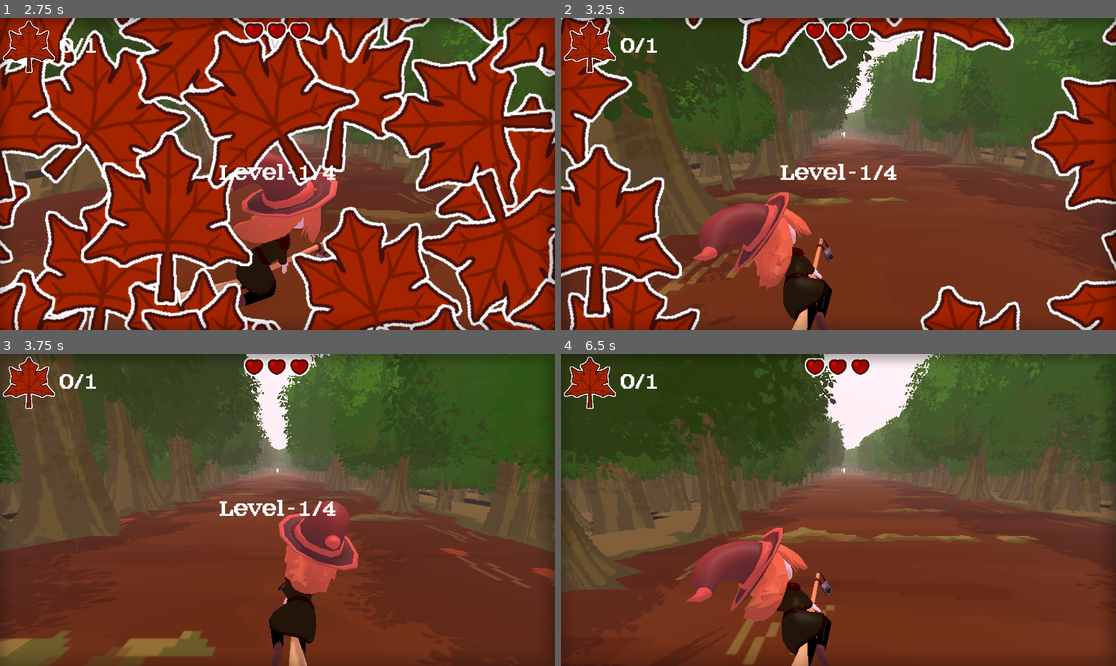
Above: before the commit, frames 1-4 (two rows, left to right).
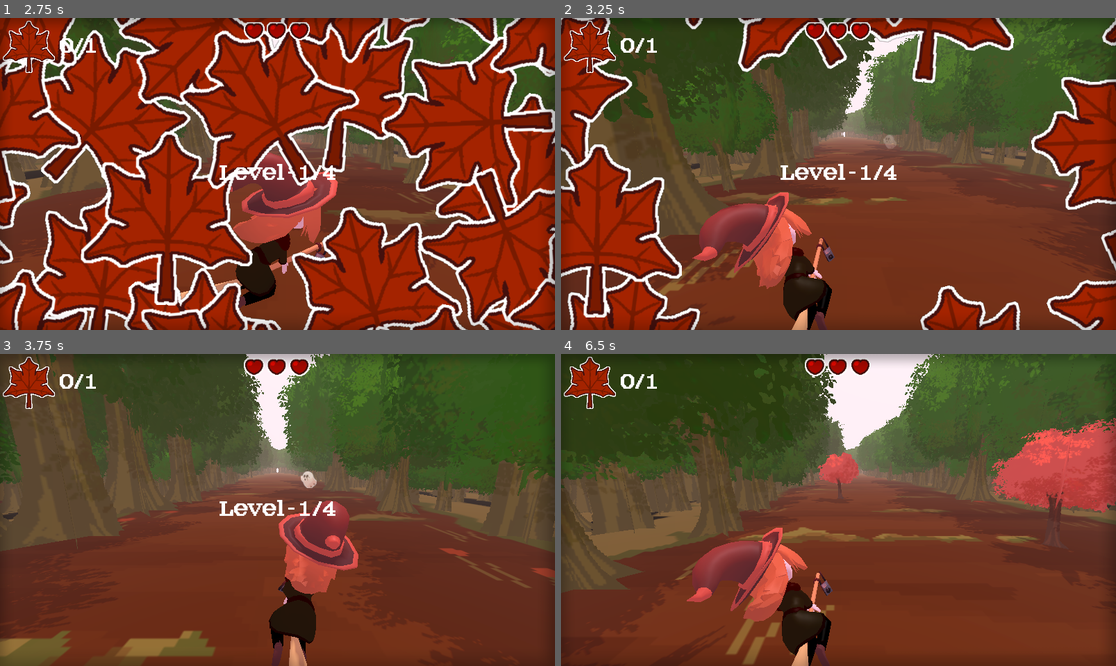
Above: after the commit, the same moments.

Repository: wewewer123/Cozy-Chaos-Fall-2025
Game: Godot game, scene res://scenes/game/GameHolder.tscn
Same seed, same stepped clock (60 frames per second), same inputs: the game is played once before the commit and once after it.
Inputs (mouse positions are in pixels of both pictures, inside the frame that each line leads up to):
- Up to frame 1 (2.75 s): tap Enter at 0.5 s; move the mouse to (399, 158) at 0.52 s; hold D (right) 0.53-1.25 s; tap G (read_leaf) at 0.6 s; click (399, 158) at 0.67 s; click "start" at 1.25 s; click "start" at 2 s
- Up to frame 2 (3.25 s): move the mouse to (727, 189) at 2.77 s; hold A (left) from 2.78 s (still down); tap H (read_lives) at 2.85 s
- Up to frame 3 (3.75 s): move the mouse to (333, 441) at 3.52 s; release A (left) at 3.53 s; hold D (right) from 3.53 s (still down); tap T at 3.6 s
- Up to frame 4 (6.5 s): move the mouse to (810, 572) at 4.27 s; tap Y at 4.35 s; click (810, 572) at 4.42 s; move the mouse to (1005, 556) at 5.02 s; release D (right) at 5.03 s; hold A (left) from 5.03 s (still down); tap Tab at 5.1 s; move the mouse to (672, 463) at 5.77 s; tap G (read_leaf) at 5.85 s

Frame 1 is identical in both runs. In frame 2, less than 0.1% of the frame differs, in the area x 58-61%, y 37-42%; in frame 3, 0.1%; in frame 4, 5.3%, in the area x 46-100%, y 20-55%.
Error in both runs: Invalid access to property or key 'leaf' on a base object of type 'Nil'. (res://scripts/game/game_manager.gd:61)

Commit message:
Adds New Lane Object Collection To All Levels

Diff:
--- a/scenes/world/Levels/Level1.tscn
+++ b/scenes/world/Levels/Level1.tscn
@@ -1,9 +1,10 @@
-[gd_scene load_steps=11 format=3 uid="uid://dyftg85otyil"]
+[gd_scene load_steps=12 format=3 uid="uid://dyftg85otyil"]
 
 [ext_resource type="Script" uid="uid://bmmhbr22iup2d" path="res://scripts/world/main.gd" id="1_dpppr"]
 [ext_resource type="PackedScene" uid="uid://b8hnbwt0gfqgx" path="res://scenes/world/environment.tscn" id="2_40x7k"]
 [ext_resource type="PackedScene" uid="uid://jkp5gvu52u1o" path="res://scenes/player/player.tscn" id="2_estr2"]
 [ext_resource type="PackedScene" uid="uid://cktfpcvhahrcj" path="res://scenes/lane_objects/lane_spawner.tscn" id="5_2j2ko"]
+[ext_resource type="PackedScene" uid="uid://cv4wv6nlarpg" path="res://scenes/lane_object_collection.tscn" id="5_3602c"]
 [ext_resource type="PackedScene" uid="uid://7v0ou44u3gdb" path="res://scenes/world/decoration/tree_spawner.tscn" id="5_muapc"]
 [ext_resource type="AudioStream" uid="uid://hjlkns1dvcyy" path="res://assets/audio/music/Tea and Tiny Charms (summer).wav" id="9_2j2ko"]
 [ext_resource type="PackedScene" uid="uid://bdkni105yimiq" path="res://scenes/world/enviornment/trees_static.tscn" id="11_d7lc8"]
@@ -29,9 +30,7 @@
 [node name="Player" parent="." groups=["Player"] instance=ExtResource("2_estr2")]
 transform = Transform3D(1, 0, 0, 0, 1, 0, 0, 0, 1, 0, 4.34, 0)
 
-[node name="Obstacles" type="Node3D" parent="."]
-
-[node name="Items" type="Node3D" parent="."]
+[node name="LaneObjectCollection" parent="." instance=ExtResource("5_3602c")]
 
 [node name="LaneSpawner" parent="." instance=ExtResource("5_2j2ko")]
 transform = Transform3D(1, 0, 0, 0, 1, 0, 0, 0, 1, 0, 0, -25)
--- a/scenes/world/Levels/Level2.tscn
+++ b/scenes/world/Levels/Level2.tscn
@@ -1,8 +1,9 @@
-[gd_scene load_steps=14 format=3 uid="uid://ebwap5j0m8u"]
+[gd_scene load_steps=15 format=3 uid="uid://ebwap5j0m8u"]
 
 [ext_resource type="Script" uid="uid://bmmhbr22iup2d" path="res://scripts/world/main.gd" id="1_dd1l5"]
 [ext_resource type="PackedScene" uid="uid://c00jton8wqa8x" path="res://scenes/world/enviornment/environment_level_2.tscn" id="2_t0aw8"]
 [ext_resource type="PackedScene" uid="uid://jkp5gvu52u1o" path="res://scenes/player/player.tscn" id="4_dml08"]
+[ext_resource type="PackedScene" uid="uid://cv4wv6nlarpg" path="res://scenes/lane_object_collection.tscn" id="4_frq16"]
 [ext_resource type="PackedScene" uid="uid://cktfpcvhahrcj" path="res://scenes/lane_objects/lane_spawner.tscn" id="4_u6557"]
 [ext_resource type="PackedScene" uid="uid://7v0ou44u3gdb" path="res://scenes/world/decoration/tree_spawner.tscn" id="9_jvilp"]
 [ext_resource type="Resource" uid="uid://ctw7pnyka6wju" path="res://scenes/world/decoration/tree/factories/tree_factory_level_2.tres" id="10_kkefh"]
@@ -25,9 +26,7 @@
 [node name="Player" parent="." groups=["Player"] instance=ExtResource("4_dml08")]
 transform = Transform3D(1, 0, 0, 0, 1, 0, 0, 0, 1, 0, 4.34, 0)
 
-[node name="Obstacles" type="Node3D" parent="."]
-
-[node name="Items" type="Node3D" parent="."]
+[node name="LaneObjectCollection" parent="." instance=ExtResource("4_frq16")]
 
 [node name="LaneSpawner" parent="." instance=ExtResource("4_u6557")]
 transform = Transform3D(1, 0, 0, 0, 1, 0, 0, 0, 1, 0, 0, -25)
--- a/scenes/world/Levels/Level3.tscn
+++ b/scenes/world/Levels/Level3.tscn
@@ -1,8 +1,9 @@
-[gd_scene load_steps=14 format=3 uid="uid://c1hkqni13viv6"]
+[gd_scene load_steps=15 format=3 uid="uid://c1hkqni13viv6"]
 
 [ext_resource type="Script" uid="uid://bmmhbr22iup2d" path="res://scripts/world/main.gd" id="1_8q2jx"]
 [ext_resource type="PackedScene" uid="uid://jkp5gvu52u1o" path="res://scenes/player/player.tscn" id="4_kbmee"]
 [ext_resource type="PackedScene" uid="uid://cktfpcvhahrcj" path="res://scenes/lane_objects/lane_spawner.tscn" id="4_vy503"]
+[ext_resource type="PackedScene" uid="uid://cv4wv6nlarpg" path="res://scenes/lane_object_collection.tscn" id="5_rd0oh"]
 [ext_resource type="PackedScene" uid="uid://bxflkf55uurhm" path="res://scenes/world/enviornment/environment_level_3.tscn" id="8_rkt7a"]
 [ext_resource type="PackedScene" uid="uid://7v0ou44u3gdb" path="res://scenes/world/decoration/tree_spawner.tscn" id="9_h7hjd"]
 [ext_resource type="Resource" uid="uid://i8mcap5ckuy3" path="res://scenes/world/decoration/tree/factories/tree_factory_level_3.tres" id="10_hna0g"]
@@ -23,15 +24,13 @@
 [node name="Player" parent="." groups=["Player"] instance=ExtResource("4_kbmee")]
 transform = Transform3D(1, 0, 0, 0, 1, 0, 0, 0, 1, 0, 4.34, 0)
 
-[node name="Obstacles" type="Node3D" parent="."]
-
-[node name="Items" type="Node3D" parent="."]
-
 [node name="Ground" parent="." instance=ExtResource("8_rkt7a")]
 
 [node name="LaneSpawner" parent="." instance=ExtResource("4_vy503")]
 transform = Transform3D(1, 0, 0, 0, 1, 0, 0, 0, 1, 0, 0, -25)
 level = 4
+
+[node name="LaneObjectCollection" parent="." instance=ExtResource("5_rd0oh")]
 
 [node name="TreeSpawner" parent="." instance=ExtResource("9_h7hjd")]
 tree_collection = ExtResource("10_hna0g")
--- a/scenes/world/Levels/Level4.tscn
+++ b/scenes/world/Levels/Level4.tscn
@@ -1,7 +1,8 @@
-[gd_scene load_steps=14 format=3 uid="uid://dry5v5b61sduq"]
+[gd_scene load_steps=15 format=3 uid="uid://dry5v5b61sduq"]
 
 [ext_resource type="Script" uid="uid://bmmhbr22iup2d" path="res://scripts/world/main.gd" id="1_vt067"]
 [ext_resource type="PackedScene" uid="uid://jkp5gvu52u1o" path="res://scenes/player/player.tscn" id="4_bxbrp"]
+[ext_resource type="PackedScene" uid="uid://cv4wv6nlarpg" path="res://scenes/lane_object_collection.tscn" id="4_dqfi3"]
 [ext_resource type="PackedScene" uid="uid://cktfpcvhahrcj" path="res://scenes/lane_objects/lane_spawner.tscn" id="4_mgf4m"]
 [ext_resource type="PackedScene" uid="uid://b617pcd1e87dk" path="res://scenes/world/enviornment/environment_level_4.tscn" id="8_v41oc"]
 [ext_resource type="PackedScene" uid="uid://7v0ou44u3gdb" path="res://scenes/world/decoration/tree_spawner.tscn" id="9_mvwpp"]
@@ -23,11 +24,9 @@
 [node name="Player" parent="." groups=["Player"] instance=ExtResource("4_bxbrp")]
 transform = Transform3D(1, 0, 0, 0, 1, 0, 0, 0, 1, 0, 4.34, 0)
 
-[node name="Obstacles" type="Node3D" parent="."]
+[node name="Ground" parent="." instance=ExtResource("8_v41oc")]
 
-[node name="Items" type="Node3D" parent="."]
-
-[node name="Ground" parent="." instance=ExtResource("8_v41oc")]
+[node name="LaneObjectCollection" parent="." instance=ExtResource("4_dqfi3")]
 
 [node name="LaneSpawner" parent="." instance=ExtResource("4_mgf4m")]
 transform = Transform3D(1, 0, 0, 0, 1, 0, 0, 0, 1, 0, 0, -25)
